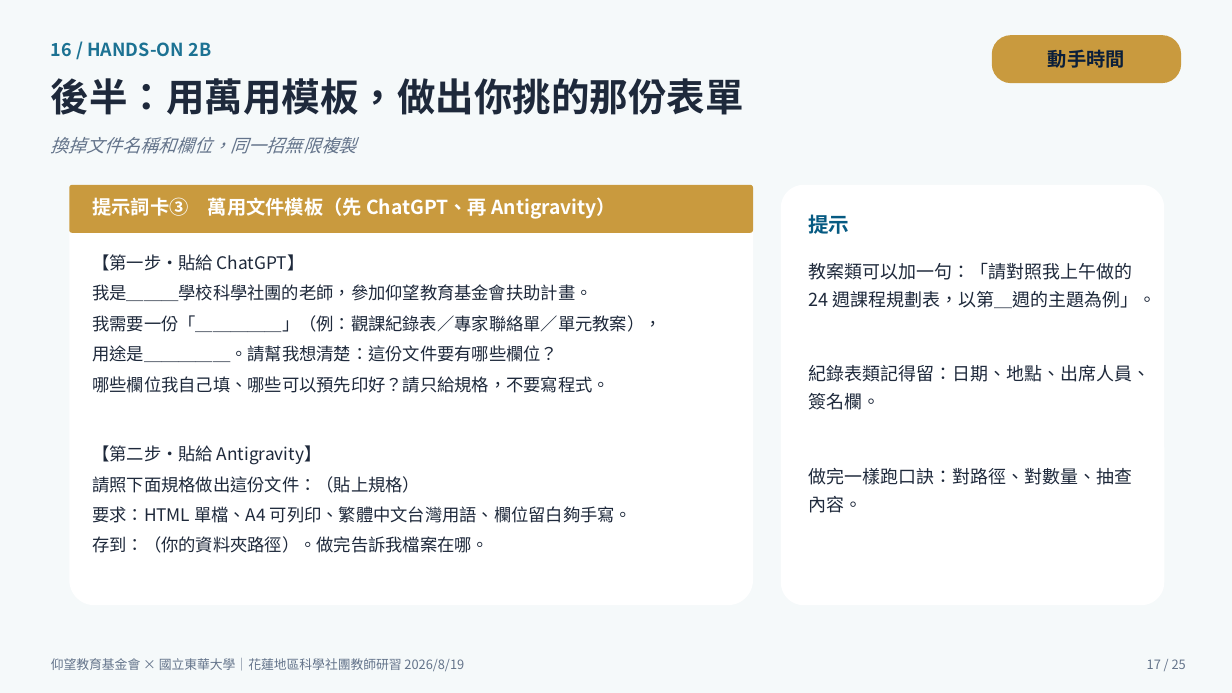
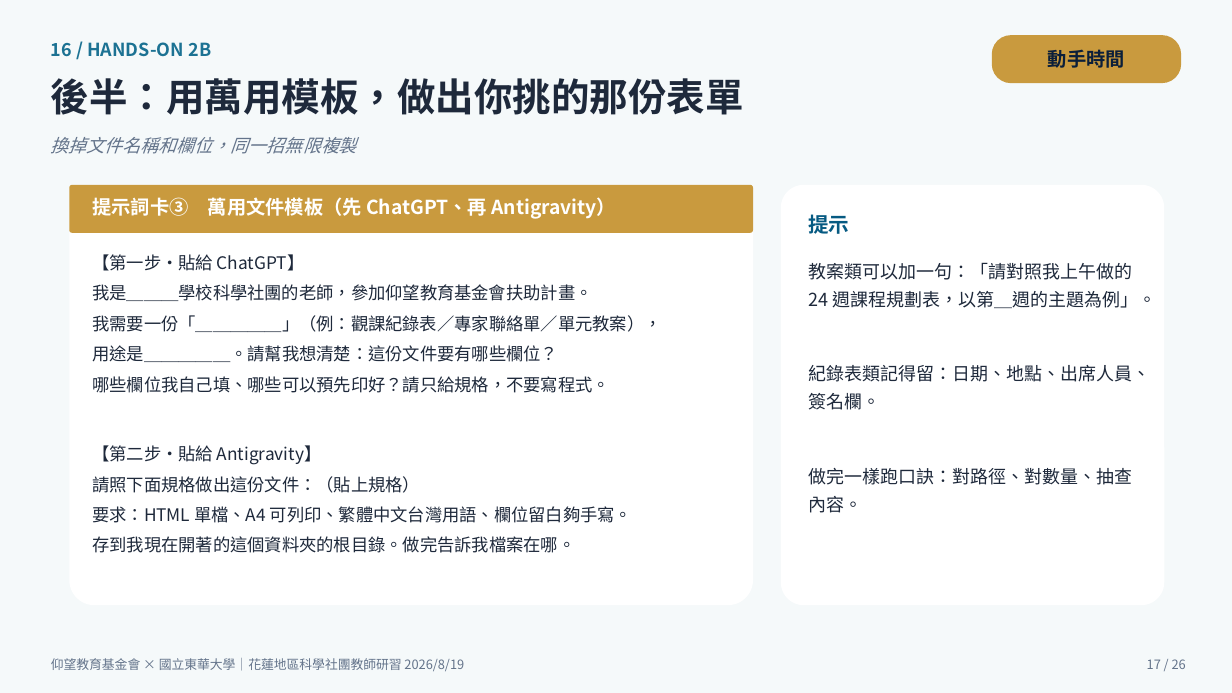
Before and after one commit to cwstedctw/sci-club-toolkit, a slide deck: slide 17 of part2-豐兆/20260819仰望研習主講_從零打造社團管理系統_游豐兆.pptx. Drawn at 1232x693 pixels with LibreOffice and Linux fonts; fonts in the diff are those of the drawing. Boxes give left, top, right and bottom in pixels: in the first picture for what was removed or moved away, otherwise in the second. Text is boxed around its words. In the diff, an @@ line names an element or a change of style, - is before the commit and + after.

```diff
--- a/part2-豐兆/20260819仰望研習主講_從零打造社團管理系統_游豐兆.pptx
+++ b/part2-豐兆/20260819仰望研習主講_從零打造社團管理系統_游豐兆.pptx
@@ text at box(92, 536, 575, 553): text changed @@
-存到：（你的資料夾路徑）。做完告訴我檔案在哪。
+存到我現在開著的這個資料夾的根目錄。做完告訴我檔案在哪。
@@ text at box(1147, 659, 1186, 669): text changed @@
-17 / 25
+17 / 26
```
Also in this commit, not shown: 22 other slides changed, 1 slide added, 3 other files.
